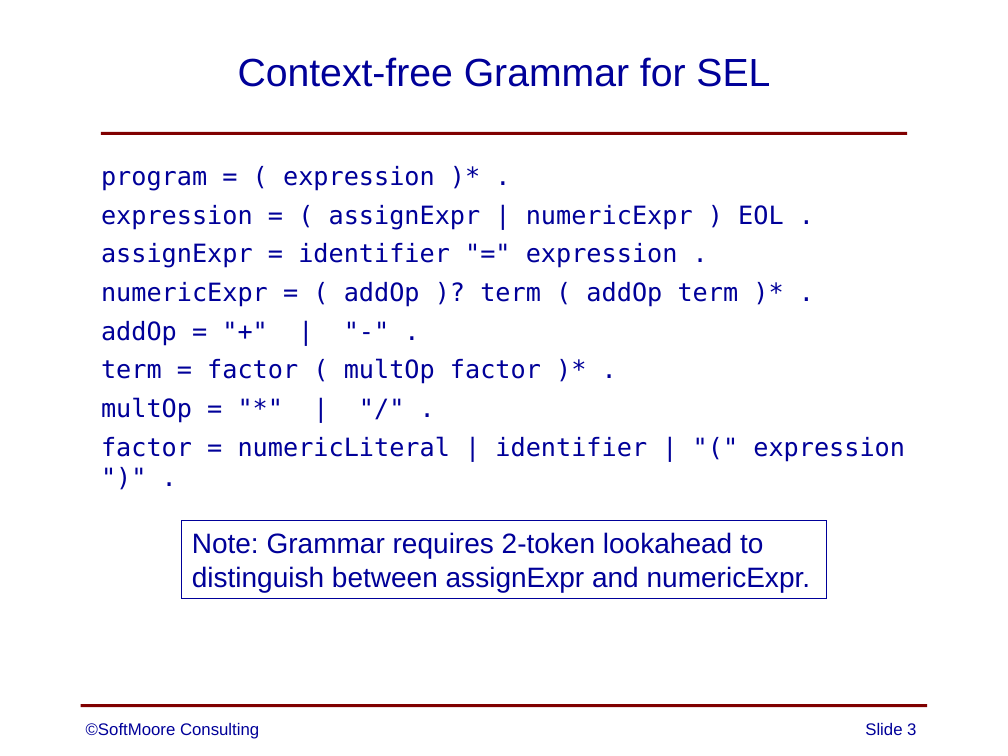
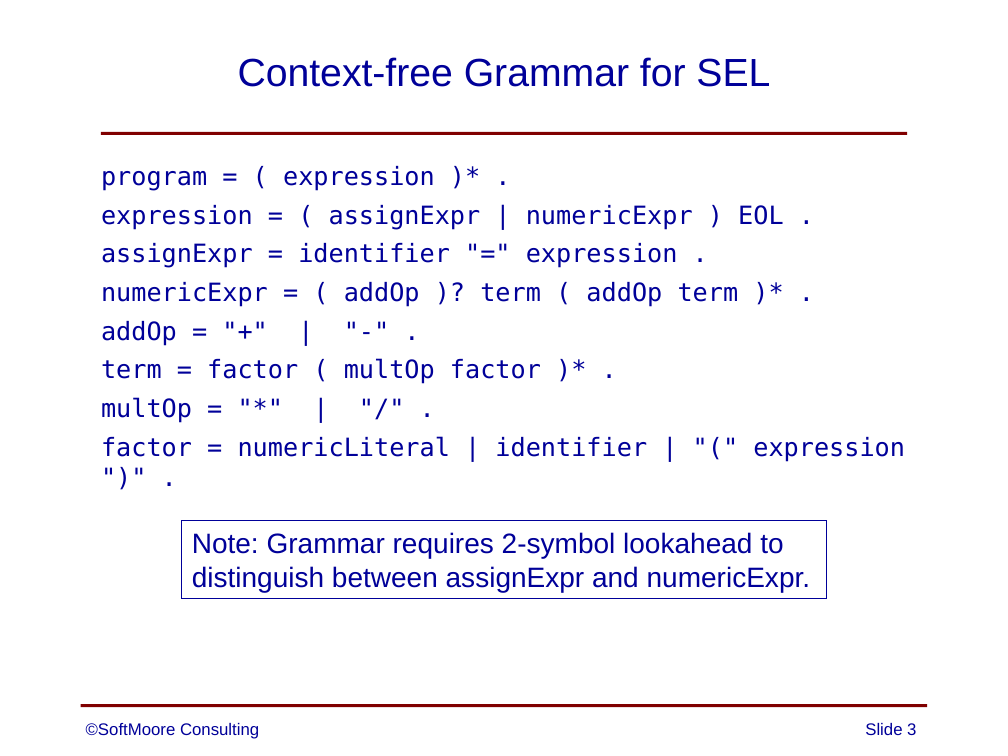
Before and after one commit to SoftMoore/CPRL, a slide deck: slide 3 of Handouts/Interpreter/SEL Interpreter.pptx. Drawn at 1008x756 pixels with LibreOffice and Linux fonts; fonts in the diff are those of the drawing. Boxes give left, top, right and bottom in pixels: in the first picture for what was removed or moved away, otherwise in the second. Text is boxed around its words. In the diff, an @@ line names an element or a change of style, - is before the commit and + after.

Commit message:
small change to one slide

```diff
--- a/Handouts/Interpreter/SEL Interpreter.pptx
+++ b/Handouts/Interpreter/SEL Interpreter.pptx
@@ text in rectangle at (192, 532, 783, 558): text changed @@
-Note: Grammar requires 2-token lookahead to
+Note: Grammar requires 2-symbol lookahead to
```
